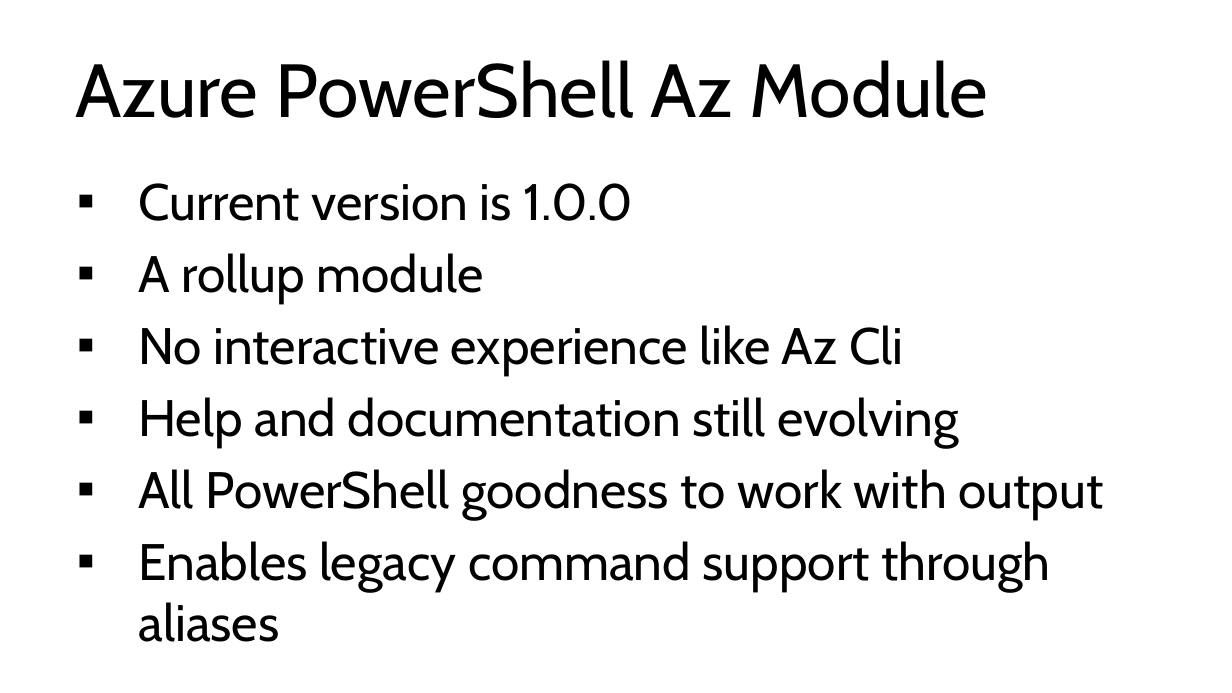
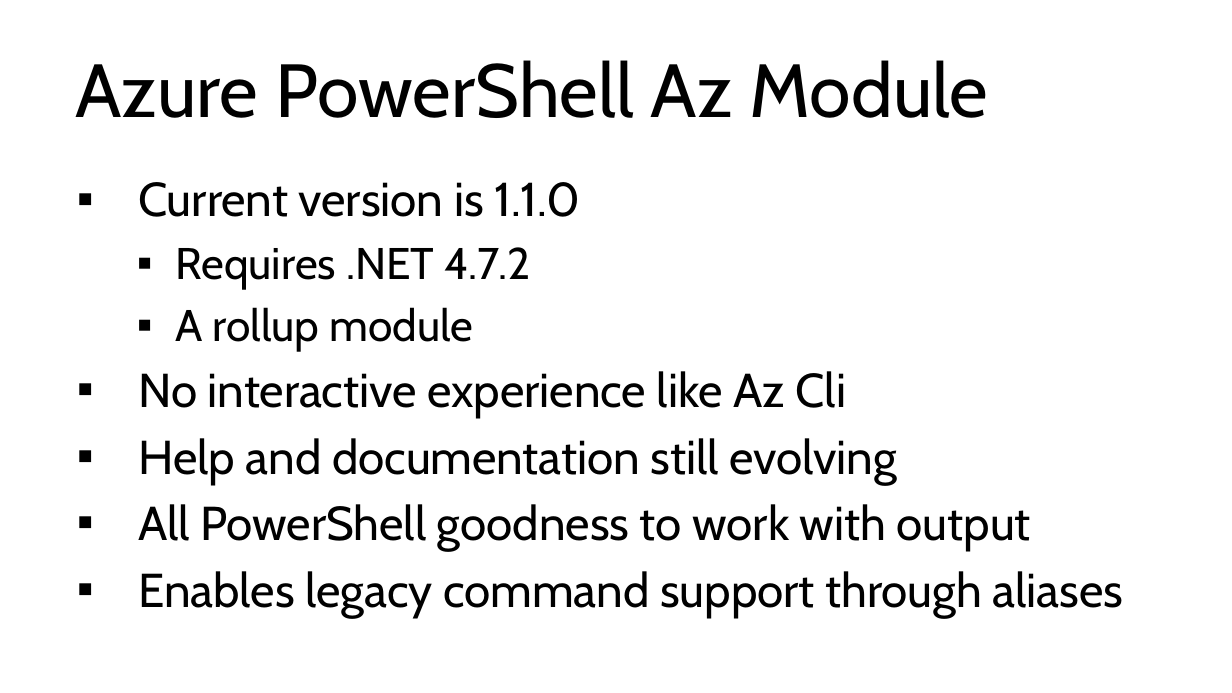
Before and after one commit to rchaganti/Presentations, a slide deck: slide 8 of ExpertsLiveIN2019/AzureAtTheCommandLine-Ravikanth.pptx. Drawn at 1232x693 pixels with LibreOffice and Linux fonts; fonts in the diff are those of the drawing; background and template pictures are left out. Boxes give left, top, right and bottom in pixels: in the first picture for what was removed or moved away, otherwise in the second. Text is boxed around its words. In the diff, an @@ line names an element or a change of style, - is before the commit and + after.

Commit message:
update to Az PowerShell slide

```diff
--- a/ExpertsLiveIN2019/AzureAtTheCommandLine-Ravikanth.pptx
+++ b/ExpertsLiveIN2019/AzureAtTheCommandLine-Ravikanth.pptx
@@ text at (138,182,581,290): text changed; size 30 to 27.8 pt @@
-▪ Current version is 1.0.0
+▪ Current version is 1.1.0
+  ▪ Requires .NET 4.7.2
@@ text at (138,307,1123,618): size 30 to 25.9 pt in "A rollup module"; size 30 to 27.8 pt in "No interactive experience like Az Cli", "Help and documentation still evolving", "All PowerShell goodness to work with output", "Enables legacy command support through aliases"; list level 1 to 2 in "A rollup module" @@
```
